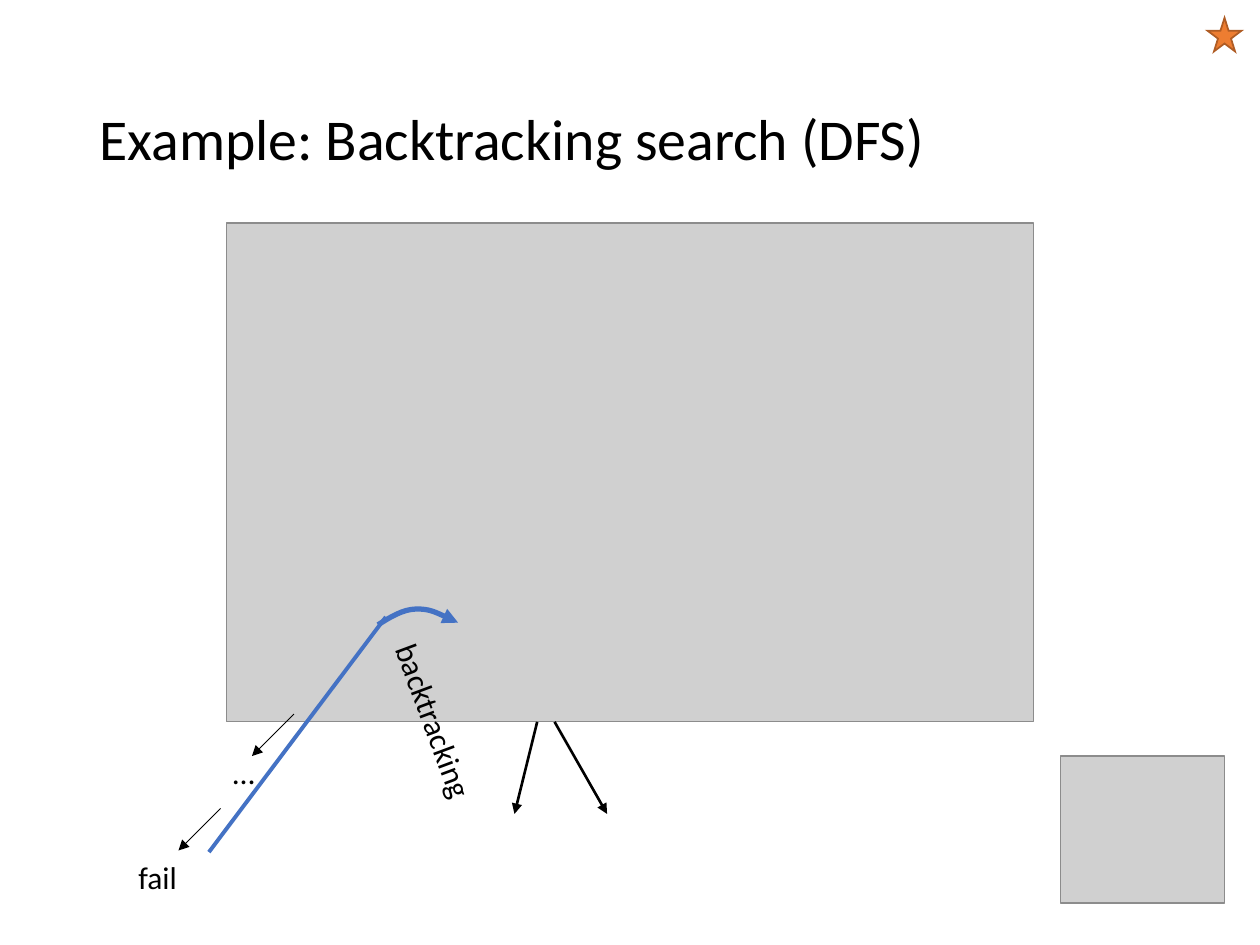
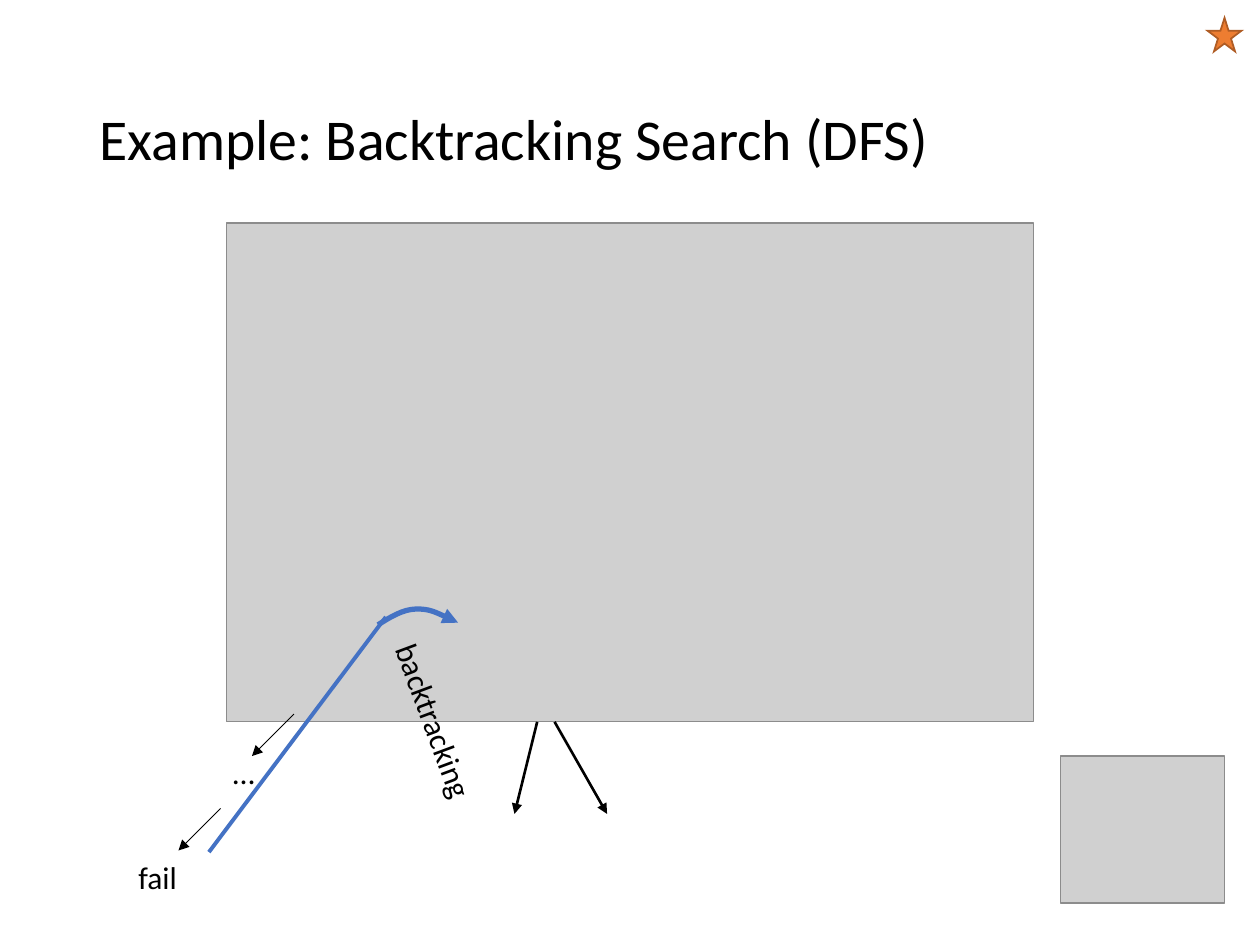
Before and after one commit to mhahsler/CS7320-AI, a slide deck: slide 13 of slides/06_CSP.pptx. Drawn at 1260x945 pixels with LibreOffice and Linux fonts; fonts in the diff are those of the drawing; grey boxes stand for pictures. Boxes give left, top, right and bottom in pixels: in the first picture for what was removed or moved away, otherwise in the second. Text is boxed around its words. In the diff, an @@ line names an element or a change of style, - is before the commit and + after.

```diff
--- a/slides/06_CSP.pptx
+++ b/slides/06_CSP.pptx
@@ title at (x1=99, y1=118, x2=928, y2=170): text changed @@
-Example: Backtracking search (DFS)
+Example: Backtracking Search (DFS)
```
Also in this commit, not shown: 11 other slides changed, 1 other file.
